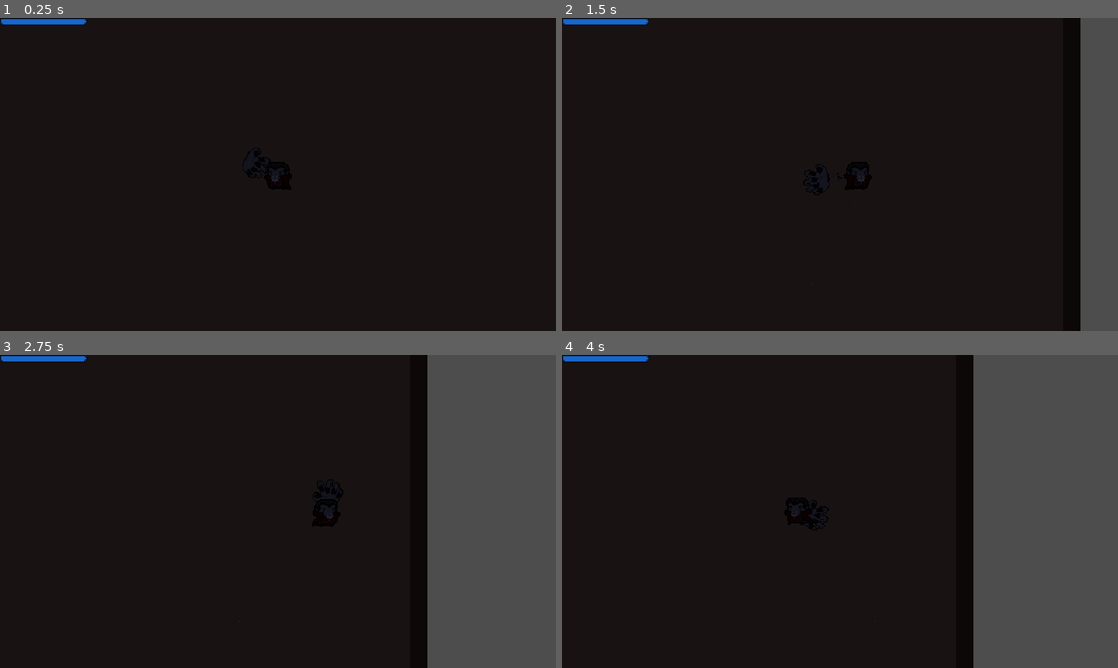
Above: before the commit, frames 1-4 (two rows, left to right).
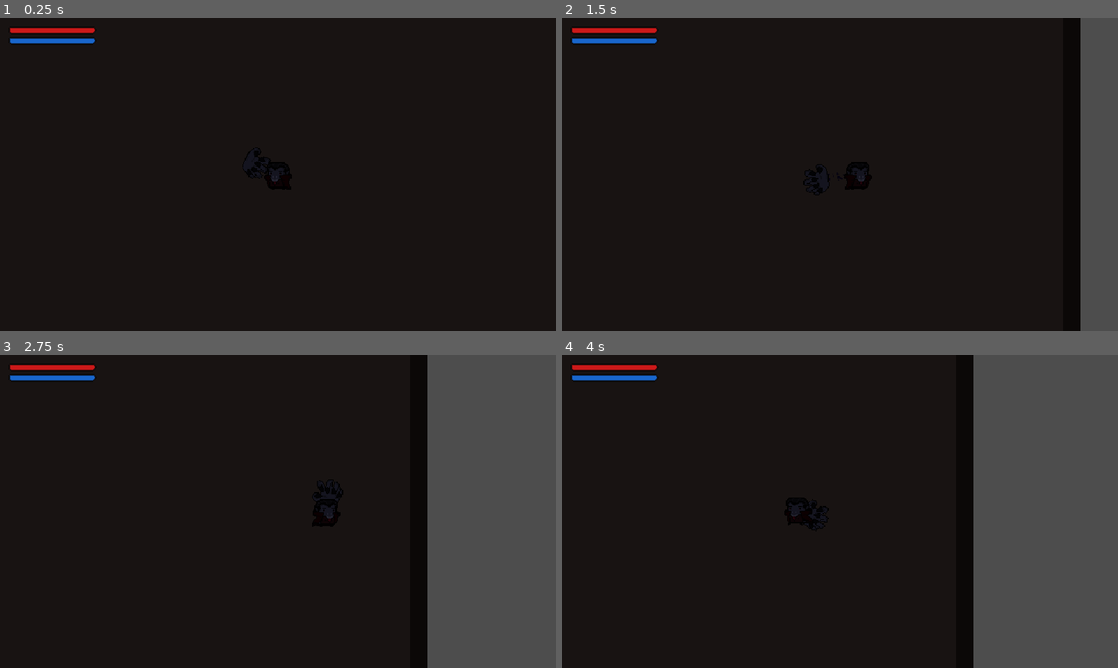
Above: after the commit, the same moments.

Repository: Lohrel/WlademirBizarreAdventures
Game: Godot game, scene res://scenes/level_generator.tscn
Two runs of this game, one before a commit and one after it. Both use one fixed random seed, a clock stepped at 60 frames per second and the inputs below. The engine's default icon, where the game draws it, is replaced by a stand-in: a white triangle on a blue panel in a dark square.
Inputs (mouse positions are in pixels of both pictures, inside the frame that each line leads up to):
- Up to frame 1 (0.25 s): no input
- Up to frame 2 (1.5 s): tap Enter at 0.5 s; move the mouse to (962, 158) at 0.52 s; hold Right (move_right) 0.53-1.25 s; click (962, 158) at 0.6 s; drag from (728, 190) to (912, 171) at 1.27 s
- Up to frame 3 (2.75 s): move the mouse to (333, 442) at 2.02 s; hold Right (move_right) from 2.03 s (still down); tap Alt at 2.1 s
- Up to frame 4 (4 s): release Right (move_right) at 2.75 s; drag from (812, 574) to (890, 489) at 2.77 s; move the mouse to (1006, 558) at 3.52 s; hold A (move_left) from 3.53 s (still down); tap E at 3.6 s

The runs differ from the first frame. In frame 1, 0.8% of the frame differs, in the area x 0-51%, y 0-58%; in frame 2, 0.8%, in the area x 0-54%, y 0-86%; in frame 3, 0.8%; in frame 4, 0.8%.

Commit message:
fix(ui): Restore particles and fix HUD bar positioning

Diff:
--- a/scenes/hud.tscn
+++ b/scenes/hud.tscn
@@ -34,15 +34,12 @@
 grow_vertical = 2
 mouse_filter = 2
 
-[node name="MarginContainer" type="MarginContainer" parent="Control"]
+[node name="VBoxContainer" type="VBoxContainer" parent="Control"]
 layout_mode = 0
+offset_left = 10.0
+offset_top = 10.0
 offset_right = 110.0
-offset_bottom = 46.0
-theme_override_constants/margin_left = 10
-theme_override_constants/margin_top = 10
-
-[node name="VBoxContainer" type="VBoxContainer" parent="Control/MarginContainer"]
-layout_mode = 2
+offset_bottom = 50.0
 theme_override_constants/separation = 4
 
 
--- a/scenes/player.tscn
+++ b/scenes/player.tscn
@@ -367,6 +367,20 @@
 texture_scale = 0.6
 
 [node name="BurnParticles" type="CPUParticles2D" parent="player" unique_id=11224455]
+emitting = false
+amount = 20
+lifetime = 0.4
+preprocess = 0.1
+speed_scale = 1.2
+emission_shape = 1
+emission_sphere_radius = 20.0
+gravity = Vector2(0, -100)
+damping_min = 10.0
+damping_max = 20.0
+scale_amount_min = 1.5
+scale_amount_max = 3.0
+scale_amount_curve = SubResource("Curve_Burn")
+color = Color(1, 0.6, 0.2, 1)
 
 [node name="garra_player" parent="player" unique_id=506683672 instance=ExtResource("3_qhqgy")]
 z_index = -1
--- a/tests/test_resources.gd
+++ b/tests/test_resources.gd
@@ -2,28 +2,35 @@
 
 var PlayerScene = load("res://scenes/player.tscn")
 var _player = null
+var _root = null
 
 func before_each():
-	var root = PlayerScene.instantiate()
-	_player = root.get_node("player")
-	add_child(root)
+	_root = PlayerScene.instantiate()
+	_player = _root.get_node("player")
 
 func after_each():
-	_player.get_parent().free()
+	if _root:
+		_root.free()
 
 func test_mana_regen():
+	add_child(_root)
+	_player.max_mana = 100.0
 	_player.mana = 50.0
-	# Simulate 1 second of environment processing
 	_player._handle_environment(1.0)
 	assert_gt(_player.mana, 50.0, "Mana should regenerate over time")
 
 func test_health_updates_hud():
-	_player.take_damage(20)
-	var health_bar = _player.get_node("../HUD/Control/MarginContainer/VBoxContainer/HealthBar")
+	add_child(_root)
+	_player.max_health = 100.0
+	_player.health = 80.0
+	_player.update_hud()
+	var health_bar = _player.get_node("../HUD/Control/VBoxContainer/HealthBar")
 	assert_eq(health_bar.value, 80.0, "HUD health bar should reflect current health")
 
 func test_mana_updates_hud():
+	add_child(_root)
+	_player.max_mana = 100.0
 	_player.mana = 70.0
 	_player.update_hud()
-	var mana_bar = _player.get_node("../HUD/Control/MarginContainer/VBoxContainer/ManaBar")
+	var mana_bar = _player.get_node("../HUD/Control/VBoxContainer/ManaBar")
 	assert_eq(mana_bar.value, 70.0, "HUD mana bar should reflect current mana")
